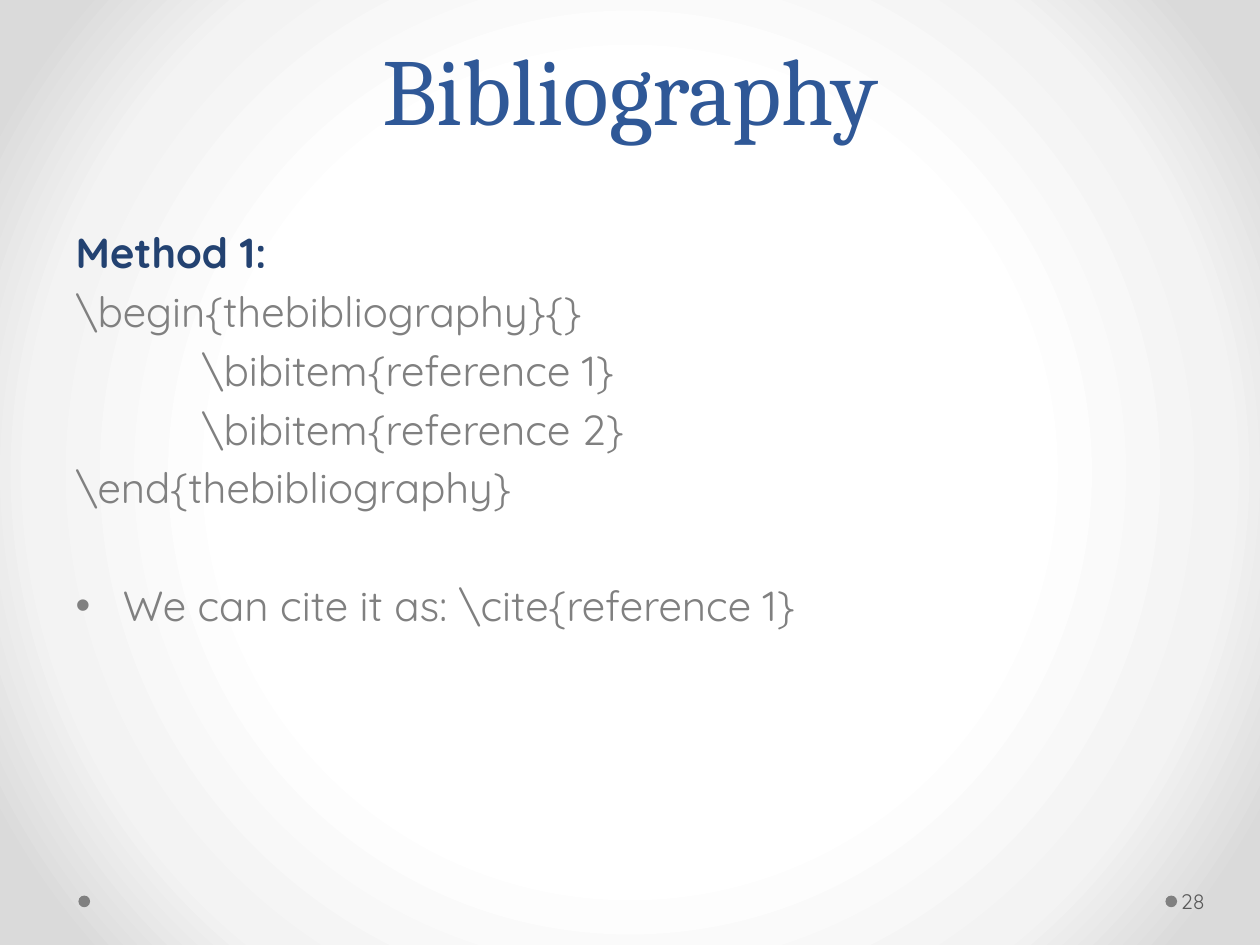
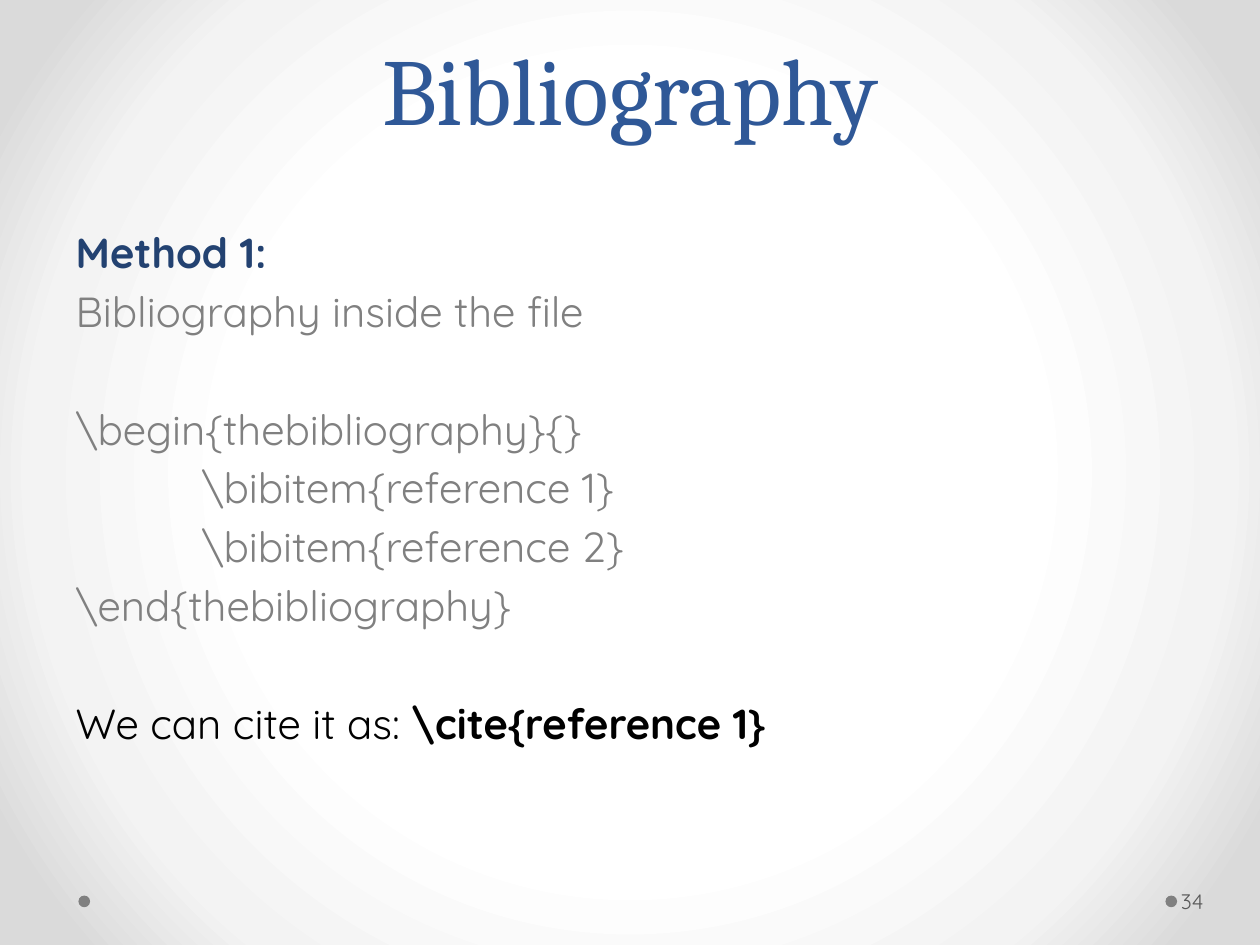
Before and after one commit to Andromedanita/Latex_workshop, a slide deck: slide 35 of Mine.pptx (slide 29 before the commit). Drawn at 1260x945 pixels with LibreOffice and Linux fonts; fonts in the diff are those of the drawing. Boxes give left, top, right and bottom in pixels: in the first picture for what was removed or moved away, otherwise in the second. Text is boxed around its words. In the diff, an @@ line names an element or a change of style, - is before the commit and + after.

```diff
--- a/Mine.pptx
+++ b/Mine.pptx
@@ text at [76,296,583,336]: paragraph added @@
+Bibliography inside the file
@@ text at [76,705,765,748]: text colour #808080 to #000000 in "We can cite it as: \cite{reference 1}"; bold on in "\cite{reference 1}"; bullet • to none @@
@@ page number at [1181,894,1204,909]: text changed @@
-28
+34
```
Also in this commit, not shown: 6 other slides changed, 9 slides added, 1 other file.
